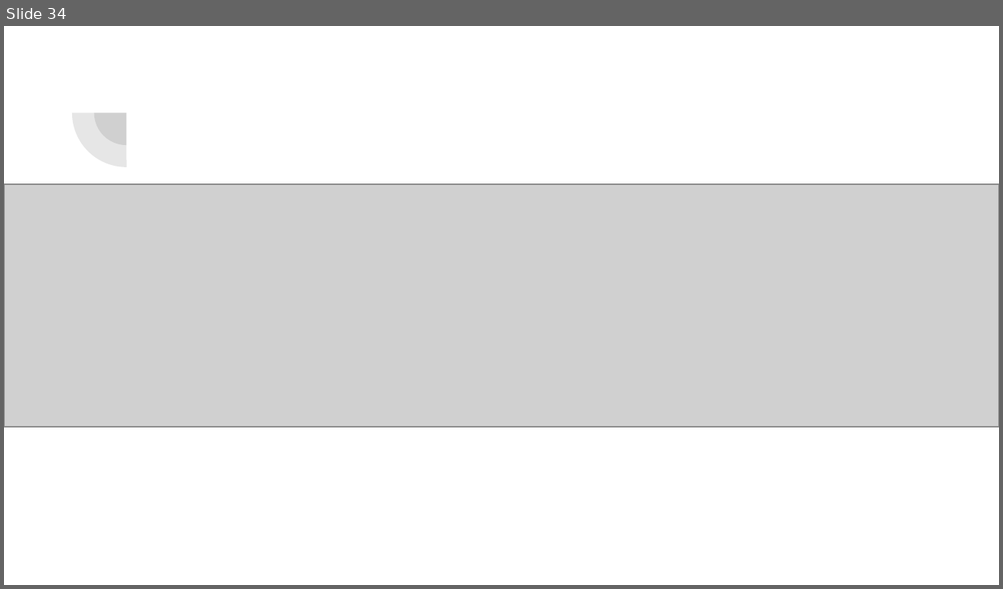
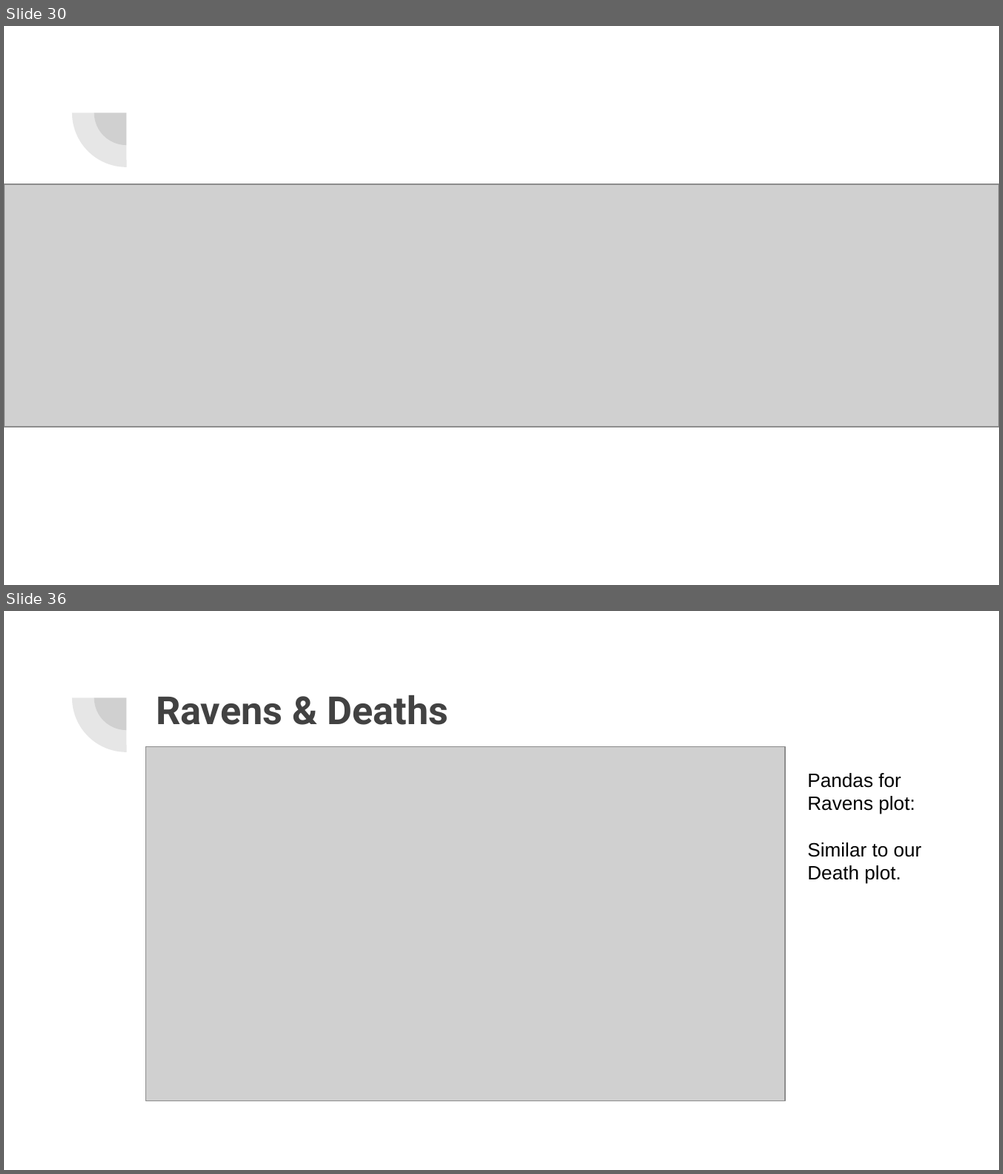
Before and after one commit to nix1228/Retro-Fireballs, a slide deck: Presentation/Retro Fireballs.pptx. Shown one above the other, each under a label of ours: slide 34 before the commit, slides 30 and 36 after it; the slides between them are not shown. The pictures are 1003x589 and 1003x1174 pixels, drawn with LibreOffice and Linux fonts; fonts in the diff are those of the drawing; grey boxes stand for pictures. Boxes give left, top, right and bottom in pixels: in the first picture for what was removed or moved away, otherwise in the second. Text is boxed around its words. In the diff, an @@ line names an element or a change of style, - is before the commit and + after.

```diff
--- a/Presentation/Retro Fireballs.pptx
+++ b/Presentation/Retro Fireballs.pptx
@@ slide 36 added at <box>4,611,999,1170</box>, background #FFFFFF; not listed: 2 template elements that a slide beside it also shows @@
@@ title added at <box>156,695,449,725</box>, 28 pt, text #424242, bold @@
+Ravens & Deaths
@@ picture added at <box>146,747,785,1102</box> @@
@@ text added at <box>807,773,922,884</box>, 14 pt, text #000000 @@
+Pandas for Ravens plot:
+Similar to our Death plot.
@@ what was slide 34 is now slide 30 @@
```
Also in this commit, not shown: 1 slide changed, 7 other slides added.
